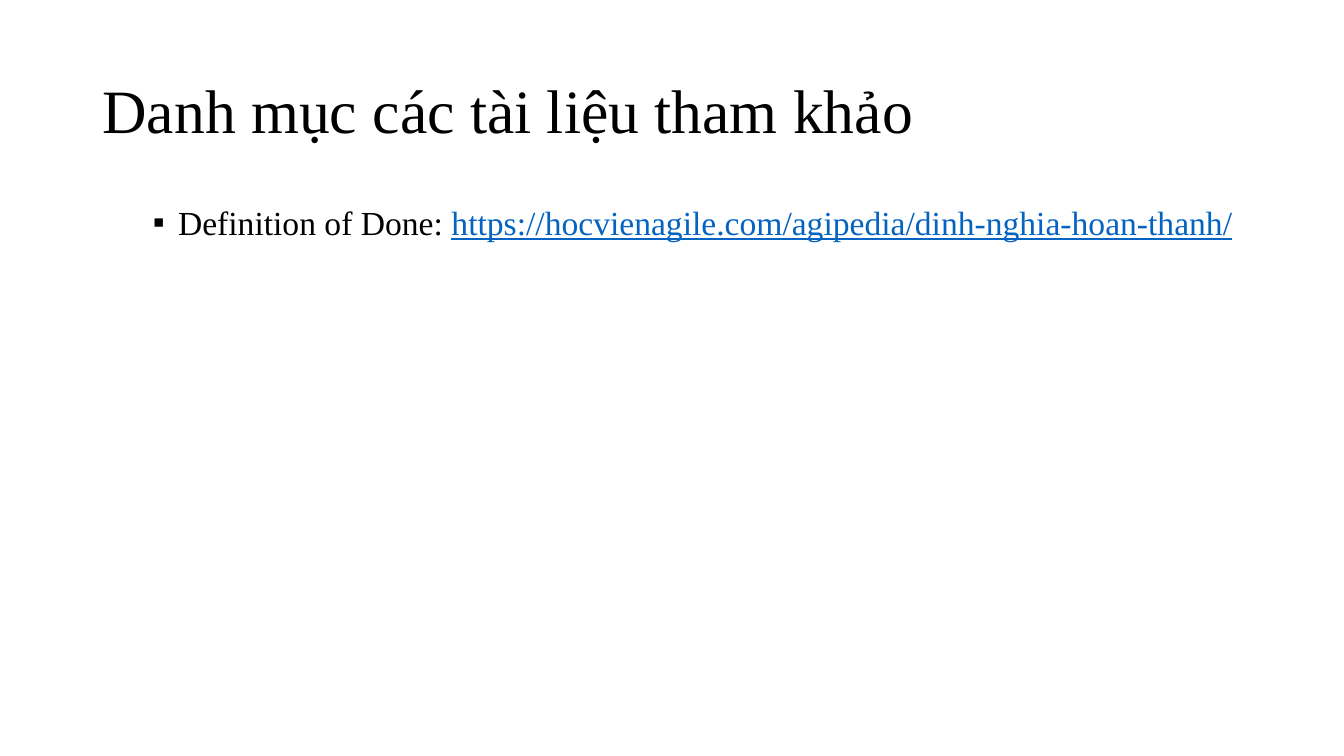
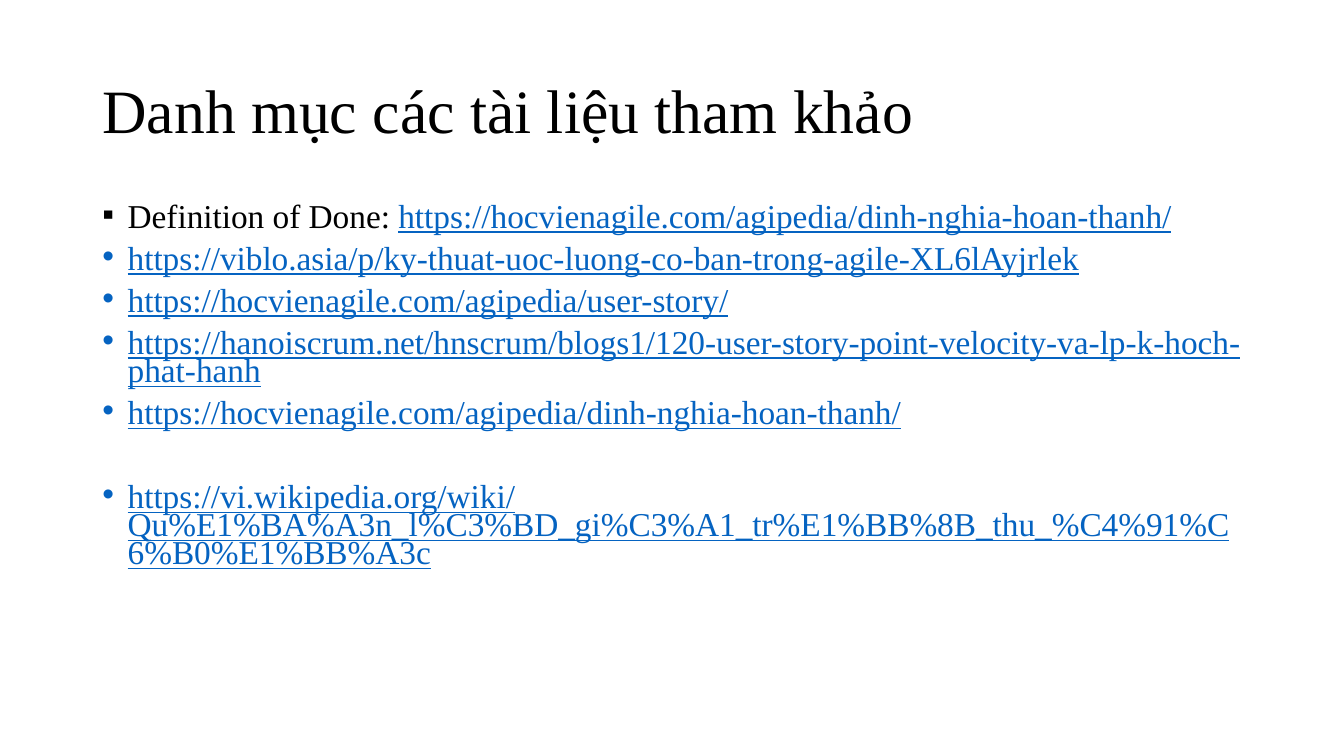
Before and after one commit to huynhquangminh/18HCB_QuanLyQuyTrinhPhanMem, a slide deck: slide 3 of Documents/Tuan5/Nhom_3_Tuan_5.pptx. Drawn at 1344x756 pixels with LibreOffice and Linux fonts; fonts in the diff are those of the drawing. Boxes give left, top, right and bottom in pixels: in the first picture for what was removed or moved away, otherwise in the second. Text is boxed around its words. In the diff, an @@ line names an element or a change of style, - is before the commit and + after.

```diff
--- a/Documents/Tuan5/Nhom_3_Tuan_5.pptx
+++ b/Documents/Tuan5/Nhom_3_Tuan_5.pptx
@@ text at (x1=128, y1=204, x2=1171, y2=235): size 24 to 23.8 pt in "Definition of Done: https://hocvienagile.com/agipedia/dinh-n ..."; list level 2 to 1 in "Definition of Done: https://hocvienagile.com/agipedia/dinh-n ..."; line spacing 0.9 to 0.7 @@
@@ text at (x1=128, y1=247, x2=1240, y2=569): paragraphs added @@
+• https://viblo.asia/p/ky-thuat-uoc-luong-co-ban-trong-agile-XL6lAyjrlek
+• https://hocvienagile.com/agipedia/user-story/
+• https://hanoiscrum.net/hnscrum/blogs1/120-user-story-point-velocity-va-lp-k-hoch-phat-hanh
+• https://hocvienagile.com/agipedia/dinh-nghia-hoan-thanh/
+• https://vi.wikipedia.org/wiki/Qu%E1%BA%A3n_l%C3%BD_gi%C3%A1_tr%E1%BB%8B_thu_%C4%91%C6%B0%E1%BB%A3c
```
Also in this commit, not shown: 4 other slides changed, 5 slides added, 1 slide removed, 4 other files.
